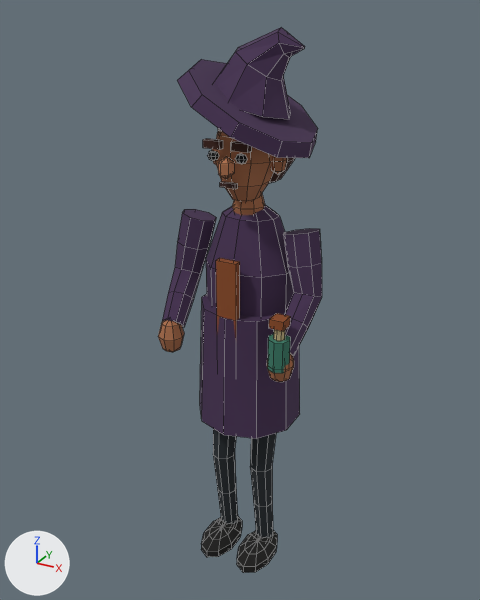
The Blender file characters/saffron-3d/saffron.blend: old version first, new version second.
Before and after are seen from a camera (50 mm lens) standing at (1.62, -3.04, 3.27) and looking at (-0.07, 0.03, 1.73). Lighting does not change. The marker at lower left points along +X, +Y and +Z. The picture after the commit comes second. Mesh edges are drawn as thin lines.

Objects in the first picture: 'SaffronSkin'.
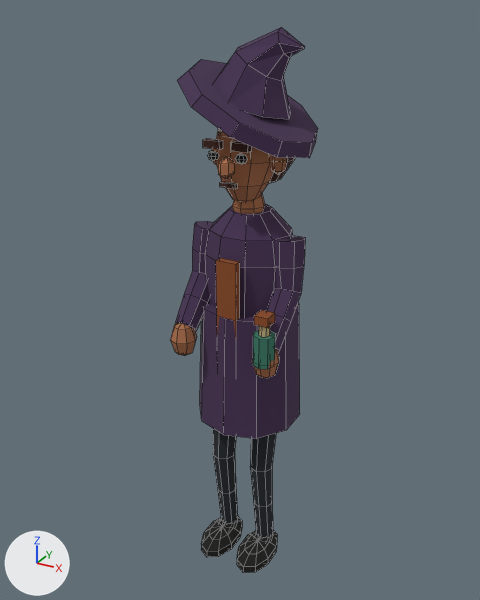
Changed parts and their boxes [x1, y1, x2, y2] in the pictures (480 x 600 px; the box of a moved part takes in the faces that stretch with it):
'SaffronSkin', reshaped (10% narrower): before [158, 28, 322, 573]; after [171, 28, 318, 573]
part 1 of me_sphere_033, moved or reshaped: before [267, 353, 294, 382]; after [252, 348, 279, 378]
part 2 of me_sphere_033, moved or reshaped: before [158, 320, 184, 352]; after [171, 323, 197, 356]
part 3 of me_sphere_033, moved or reshaped: before [274, 329, 285, 341]; after [259, 326, 270, 337]
part 4 of me_sphere_033, rebuilt: before [206, 205, 294, 317]; after [205, 204, 293, 317]
part 5 of me_sphere_033, rebuilt (9% shorter): before [283, 228, 322, 356]; after [267, 236, 305, 352]
part 6 of me_sphere_033, rebuilt: before [162, 209, 216, 327]; after [175, 221, 213, 331]
part 7 of me_sphere_033, moved or reshaped: before [268, 313, 291, 373]; after [253, 310, 276, 369]

The change in detail:
me_sphere_033 is used by ob_saffronskin; location (0.0, 0.0, 0.0).
me_sphere_033 had 808 vertices, 838 faces and spanned x -0.45..0.45, y -0.37..0.37, z 0.0..3.19.
me_sphere_033 now has 816 vertices, 830 faces and spans x -0.34..0.35, y -0.37..0.37, z 0.0..3.19.
me_sphere_033 part 1: the loose piece of 26 vertices spanning x 0.27..0.41, y -0.35..-0.2, z 1.47..1.69 is moved by (-0.08, 0.0, 0.0).
me_sphere_033 part 2: the loose piece of 26 vertices spanning x -0.41..-0.27, y -0.35..-0.2, z 1.47..1.69 is moved by (0.08, 0.0, 0.0).
me_sphere_033 part 3: the loose piece of 16 vertices spanning x 0.31..0.37, y -0.33..-0.27, z 1.74..1.82 is moved by (-0.08, 0.0, 0.0).
me_sphere_033 part 4: the loose piece of 42 vertices spanning x -0.25..0.25, y -0.18..0.23, z 1.25..2.36 is rebuilt with 50 vertices and now spans x -0.26..0.26, y -0.18..0.23, z 1.42..2.29.
me_sphere_033 part 5: the loose piece of 40 vertices spanning x 0.21..0.45, y -0.3..0.1, z 1.6..2.23 is rebuilt with 40 vertices and now spans x 0.13..0.34, y -0.3..0.1, z 1.6..2.18.
me_sphere_033 part 6: the loose piece of 40 vertices spanning x -0.45..-0.21, y -0.3..0.1, z 1.6..2.23 is rebuilt with 40 vertices and now spans x -0.34..-0.13, y -0.3..0.1, z 1.6..2.18.
Part 7, on me_sphere_033:
16 faces are deleted.
4 vertices in x 0.34, y -0.36..-0.24, z 1.57..1.74 move by (-0.08, 0.0, 0.0).
4 vertices in x 0.38, y -0.34..-0.26, z 1.57..1.74 move by (-0.17, 0.0, 0.0).
4 vertices in x 0.38, y -0.34..-0.26, z 1.8..1.85 move by (-0.16, 0.0, 0.0).
4 vertices move from x 0.28..0.4, y -0.3, z 1.57..1.74 to x 0.2..0.32, y -0.3, z 1.57..1.74.
16 new faces join them.
